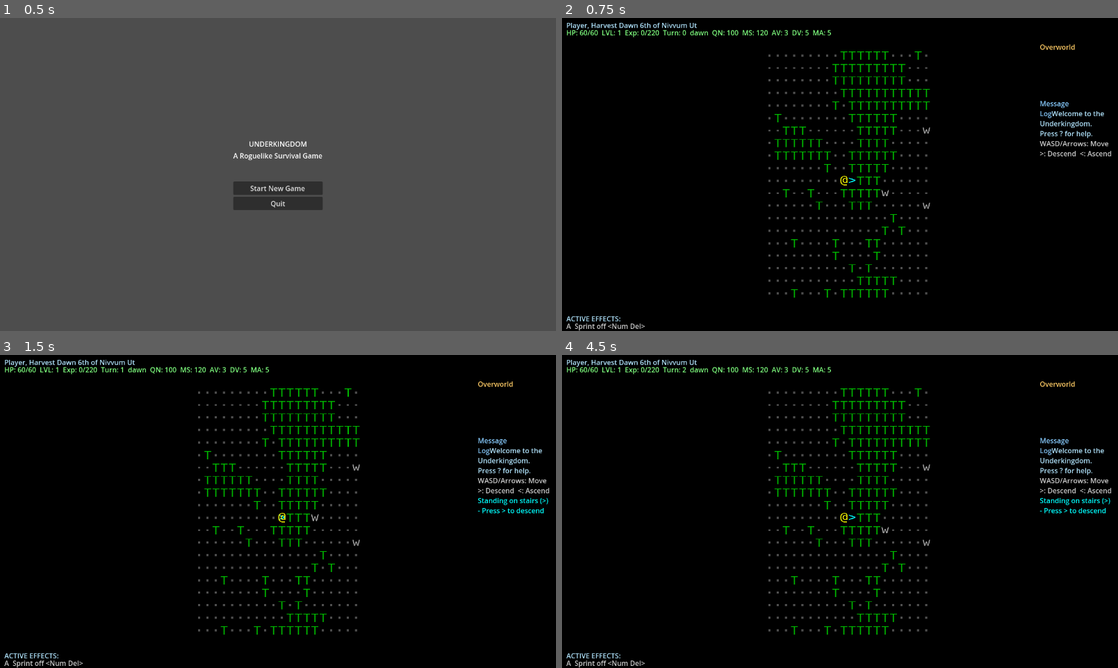
Above: before the commit, frames 1-4 (two rows, left to right).
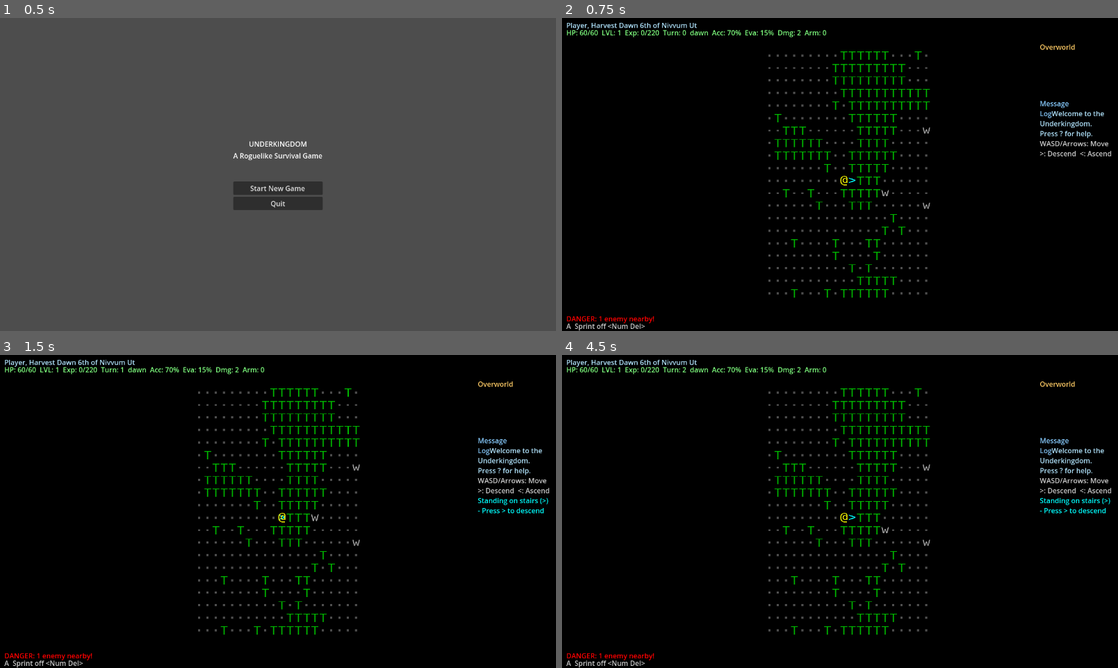
Above: after the commit, the same moments.

Repository: stevenraines/underkingdom-godot-cc
Game: Godot game, scene res://scenes/main.tscn
The game is run twice, just before and just after one commit, with the same random seed, the same clock (stepped at 60 frames per second) and the same inputs.
Inputs:
- Up to frame 1 (0.5 s): no input
- Up to frame 2 (0.75 s): click "Start New Game" at 0.5 s
- Up to frame 3 (1.5 s): tap Enter at 1.25 s; hold Right (ui_right) from 1.28 s (still down); tap R at 1.35 s
- Up to frame 4 (4.5 s): tap Space at 2, 3.5 s; release Right (ui_right) at 2.03 s; hold Down (ui_down) 2.03-2.78 s; tap R every 0.75 s from 2.1 to 4.35 s; tap Enter at 2.75, 4.25 s; hold Right (ui_right) 2.78-3.53 s; hold Up (ui_up) 3.53-4.28 s; hold Left (ui_left) from 4.28 s (still down)

Frame 1 is identical in both runs. In frame 2, 0.4% of the frame differs, in the area x 0-49%, y 3-98%; in frame 3, 0.4%; in frame 4, 0.4%.

Commit message:
feat: Implement combat system with attack resolution, damage calculation, and player/enemy interactions

Diff:
--- a/autoload/event_bus.gd
+++ b/autoload/event_bus.gd
@@ -19,5 +19,10 @@
 signal entity_died(entity: Entity)
 signal entity_moved(entity: Entity, old_pos: Vector2i, new_pos: Vector2i)
 
+# Combat signals
+signal attack_performed(attacker: Entity, defender: Entity, result: Dictionary)
+signal combat_message(message: String, color: Color)
+signal player_died()
+
 func _ready() -> void:
 	print("EventBus initialized")
--- a/data/enemies/barrow_wight.json
+++ b/data/enemies/barrow_wight.json
@@ -13,6 +13,8 @@
     "cha": 4
   },
   "behavior": "guardian",
+  "base_damage": 5,
+  "armor": 2,
   "loot_table": "undead_common",
   "xp_value": 50
 }
--- a/data/enemies/grave_rat.json
+++ b/data/enemies/grave_rat.json
@@ -13,6 +13,8 @@
     "cha": 3
   },
   "behavior": "aggressive",
+  "base_damage": 2,
+  "armor": 0,
   "loot_table": "rat_common",
   "xp_value": 5
 }
--- a/data/enemies/woodland_wolf.json
+++ b/data/enemies/woodland_wolf.json
@@ -13,6 +13,8 @@
     "cha": 6
   },
   "behavior": "pack",
+  "base_damage": 4,
+  "armor": 0,
   "loot_table": "beast_common",
   "xp_value": 30
 }
--- a/entities/enemy.gd
+++ b/entities/enemy.gd
@@ -58,6 +58,10 @@
 	enemy.loot_table = enemy_data.get("loot_table", "")
 	enemy.xp_value = enemy_data.get("xp_value", 10)
 
+	# Combat properties
+	enemy.base_damage = enemy_data.get("base_damage", 2)
+	enemy.armor = enemy_data.get("armor", 0)
+
 	# Aggro range based on INT
 	enemy.aggro_range = 3 + enemy.attributes["INT"]
 
@@ -85,6 +89,11 @@
 
 ## Execute AI behavior
 func _execute_behavior(player: Player) -> void:
+	# First, check if we should attack (player is adjacent)
+	if _attempt_attack_if_adjacent():
+		return  # Attack consumes the turn
+
+	# Otherwise, execute movement behavior
 	match behavior_type:
 		"aggressive":
 			# Always chase and attack
@@ -106,6 +115,18 @@
 		_:
 			_move_toward_target(player.position)
 
+## Attempt to attack player if adjacent
+func _attempt_attack_if_adjacent() -> bool:
+	if not EntityManager.player or not EntityManager.player.is_alive:
+		return false
+
+	# Check if player is cardinally adjacent (not diagonal for now)
+	if CombatSystem.are_cardinally_adjacent(position, EntityManager.player.position):
+		CombatSystem.attempt_attack(self, EntityManager.player)
+		return true
+
+	return false
+
 ## Move one step toward target position
 func _move_toward_target(target: Vector2i) -> void:
 	if position == target:
@@ -124,10 +145,9 @@
 	# Try to move in that direction
 	var new_pos = position + move_dir
 
-	# Check if player is at the target position (attack instead of move)
+	# Check if player is at the target position (don't move into player)
 	if EntityManager.player and EntityManager.player.position == new_pos:
-		# Attack will be implemented in combat phase
-		# For now, just stay adjacent
+		# Player is blocking - attack handled in _attempt_attack_if_adjacent
 		return
 
 	# Check if position is walkable
--- a/entities/entity.gd
+++ b/entities/entity.gd
@@ -32,6 +32,8 @@
 var max_health: int = 0
 var current_health: int = 0
 var is_alive: bool = true
+var base_damage: int = 1  # Unarmed/natural weapon damage
+var armor: int = 0  # Damage reduction
 
 # Components (composition pattern)
 var components: Dictionary = {}  # component_name -> component instance
--- a/entities/player.gd
+++ b/entities/player.gd
@@ -4,6 +4,9 @@
 ## Player - The player character entity
 ##
 ## Handles player movement, interactions, and dungeon navigation.
+
+# Preload combat system to ensure it's available
+const _CombatSystem = preload("res://systems/combat_system.gd")
 
 var perception_range: int = 10
 
@@ -15,10 +18,16 @@
 func _setup_player() -> void:
 	entity_type = "player"
 	name = "Player"
+	base_damage = 2  # Unarmed combat damage
+	armor = 0  # No armor initially
 
 	# Player starts with base attributes (defined in Entity)
 	# Perception range calculated from WIS: Base 5 + (WIS / 2)
 	perception_range = 5 + int(attributes["WIS"] / 2.0)
+
+## Attempt to attack a target entity
+func attack(target: Entity) -> Dictionary:
+	return _CombatSystem.attempt_attack(self, target)
 
 ## Attempt to move in a direction
 func move(direction: Vector2i) -> bool:
--- a/scenes/game.gd
+++ b/scenes/game.gd
@@ -59,6 +59,8 @@
 	EventBus.turn_advanced.connect(_on_turn_advanced)
 	EventBus.entity_moved.connect(_on_entity_moved)
 	EventBus.entity_died.connect(_on_entity_died)
+	EventBus.attack_performed.connect(_on_attack_performed)
+	EventBus.player_died.connect(_on_player_died)
 
 	# Update HUD
 	_update_hud()
@@ -155,7 +157,76 @@
 ## Called when an entity dies
 func _on_entity_died(entity: Entity) -> void:
 	renderer.clear_entity(entity.position)
-	_add_message("%s dies!" % entity.name, Color.RED)
+
+	# Check if it's the player
+	if entity == player:
+		EventBus.player_died.emit()
+	else:
+		# Enemy died - remove from EntityManager
+		EntityManager.remove_entity(entity)
+
+## Called when an attack is performed
+func _on_attack_performed(attacker: Entity, _defender: Entity, result: Dictionary) -> void:
+	var is_player_attacker = (attacker == player)
+	var message = CombatSystem.get_attack_message(result, is_player_attacker)
+
+	# Determine message color
+	var color: Color
+	if result.hit:
+		if result.defender_died:
+			color = Color.RED
+		elif is_player_attacker:
+			color = Color(1.0, 0.6, 0.2)  # Orange - player dealing damage
+		else:
+			color = Color(1.0, 0.4, 0.4)  # Light red - taking damage
+	else:
+		color = Color(0.6, 0.6, 0.6)  # Gray for misses
+
+	_add_message(message, color)
+
+	# Update HUD to show health changes
+	_update_hud()
+
+## Called when player dies
+func _on_player_died() -> void:
+	_add_message("", Color.WHITE)  # Blank line
+	_add_message("*** YOU HAVE DIED ***", Color.RED)
+	_add_message("Press R to restart or ESC for main menu.", Color(0.7, 0.7, 0.7))
+
+	# Disable input (handled in input_handler via is_alive check)
+	# Show game over state
+	_show_game_over()
+
+## Show game over overlay
+func _show_game_over() -> void:
+	# For now, just change the HUD to show game over state
+	# A proper overlay can be added later
+	if status_line:
+		status_line.text = "GAME OVER - Press R to restart"
+		status_line.add_theme_color_override("font_color", Color.RED)
+
+## Handle unhandled input (for game-wide controls)
+func _unhandled_input(event: InputEvent) -> void:
+	if event is InputEventKey and event.pressed and not event.echo:
+		# Restart game when R is pressed and player is dead
+		if event.keycode == KEY_R and player and not player.is_alive:
+			_restart_game()
+		# Return to main menu on ESC when player is dead
+		elif event.keycode == KEY_ESCAPE and player and not player.is_alive:
+			get_tree().change_scene_to_file("res://scenes/main_menu.tscn")
+
+## Restart the game
+func _restart_game() -> void:
+	# Clear entities
+	EntityManager.clear_entities()
+	EntityManager.player = null
+
+	# Reset turn manager
+	TurnManager.current_turn = 0
+	TurnManager.is_player_turn = true
+
+	# Reload the scene
+	get_tree().reload_current_scene()
 
 ## Update HUD display
 func _update_hud() -> void:
@@ -164,32 +235,74 @@
 
 	# Update character info line
 	if character_info_label:
+		@warning_ignore("integer_division")
 		character_info_label.text = "Player, Harvest Dawn %dth of Nivvum Ut" % (TurnManager.current_turn / 1000 + 6)
 
 	# Update status line with all stats
 	if status_line:
+		# Health with color coding
+		var hp_percent = float(player.current_health) / float(player.max_health)
 		var hp_text = "HP: %d/%d" % [player.current_health, player.max_health]
+
 		var level_text = "LVL: 1"
 		var exp_text = "Exp: 0/220"
 		var turn_text = "Turn: %d" % TurnManager.current_turn
 		var time_text = TurnManager.time_of_day
 
-		# Placeholder stats (QN=Quickness, MS=Move Speed, AV=Armor Value, DV=Dodge Value, MA=Mental Armor)
-		var qn_text = "QN: 100"
-		var ms_text = "MS: 120"
-		var av_text = "AV: 3"
-		var dv_text = "DV: 5"
-		var ma_text = "MA: 5"
-
-		status_line.text = "%s  %s  %s  %s  %s  %s  %s  %s  %s  %s" % [
+		# Combat stats
+		var acc_text = "Acc: %d%%" % CombatSystem.get_accuracy(player)
+		var eva_text = "Eva: %d%%" % CombatSystem.get_evasion(player)
+		var dmg_text = "Dmg: %d" % player.base_damage
+		var arm_text = "Arm: %d" % player.armor
+
+		status_line.text = "%s  %s  %s  %s  %s  %s  %s  %s  %s" % [
 			hp_text, level_text, exp_text, turn_text, time_text,
-			qn_text, ms_text, av_text, dv_text, ma_text
+			acc_text, eva_text, dmg_text, arm_text
 		]
+
+		# Color code based on health
+		var hp_color: Color
+		if hp_percent > 0.75:
+			hp_color = Color(0.5, 1.0, 0.5)  # Green - healthy
+		elif hp_percent > 0.5:
+			hp_color = Color(1.0, 1.0, 0.3)  # Yellow - wounded
+		elif hp_percent > 0.25:
+			hp_color = Color(1.0, 0.6, 0.2)  # Orange - hurt
+		else:
+			hp_color = Color(1.0, 0.3, 0.3)  # Red - critical
+
+		status_line.add_theme_color_override("font_color", hp_color)
 
 	# Update location
 	if location_label:
 		var map_name = MapManager.current_map.map_id if MapManager.current_map else "Unknown"
 		location_label.text = map_name.replace("_", " ").capitalize()
+
+	# Update active effects with nearby enemy count
+	if active_effects_label:
+		var nearby_enemies = _count_nearby_enemies()
+		if nearby_enemies > 0:
+			active_effects_label.text = "DANGER: %d enem%s nearby!" % [
+				nearby_enemies, "y" if nearby_enemies == 1 else "ies"
+			]
+			active_effects_label.add_theme_color_override("font_color", Color.RED)
+		else:
+			active_effects_label.text = "ACTIVE EFFECTS: None"
+			active_effects_label.add_theme_color_override("font_color", Color(0.7, 0.9, 1.0))
+
+## Count enemies within aggro range of player
+func _count_nearby_enemies() -> int:
+	if not player:
+		return 0
+
+	var count = 0
+	for entity in EntityManager.entities:
+		if entity.is_alive and entity is Enemy:
+			var distance = abs(entity.position.x - player.position.x) + abs(entity.position.y - player.position.y)
+			if distance <= player.perception_range:
+				count += 1
+
+	return count
 
 ## Update message based on player position
 func _update_message() -> void:
@@ -235,6 +348,7 @@
 	if not MapManager.current_map:
 		return Vector2i(10, 10)  # Fallback
 
+	@warning_ignore("integer_division")
 	var center = Vector2i(MapManager.current_map.width / 2, MapManager.current_map.height / 2)
 
 	# Try to find a position with open space around it (not just a single walkable tile)
--- /dev/null
+++ b/systems/combat_system.gd
@@ -0,0 +1,114 @@
+class_name CombatSystem
+extends RefCounted
+
+## CombatSystem - Centralized combat resolution logic
+##
+## Handles attack resolution, damage calculation, and combat formulas.
+## All combat in the game flows through this system.
+
+## Attempt an attack from attacker to defender
+## Returns a dictionary with attack results
+static func attempt_attack(attacker: Entity, defender: Entity) -> Dictionary:
+	var result = {
+		"hit": false,
+		"damage": 0,
+		"attacker_name": attacker.name,
+		"defender_name": defender.name,
+		"defender_died": false,
+		"critical": false,
+		"roll": 0,
+		"hit_chance": 0
+	}
+
+	# Calculate hit chance
+	var accuracy = get_accuracy(attacker)
+	var evasion = get_evasion(defender)
+	var hit_chance = clampi(accuracy - evasion, 5, 95)  # Always 5-95% chance
+
+	result.hit_chance = hit_chance
+
+	# Roll for hit (1-100)
+	var roll = randi_range(1, 100)
+	result.roll = roll
+
+	if roll <= hit_chance:
+		result.hit = true
+
+		# Calculate and apply damage
+		var damage = calculate_damage(attacker, defender)
+		result.damage = damage
+
+		# Apply damage to defender
+		defender.take_damage(damage)
+
+		# Check if defender died
+		if not defender.is_alive:
+			result.defender_died = true
+
+	# Emit attack signal
+	EventBus.attack_performed.emit(attacker, defender, result)
+
+	return result
+
+## Calculate attacker's accuracy
+## Formula: 50% + (DEX × 2)%
+static func get_accuracy(entity: Entity) -> int:
+	var dex = entity.attributes.get("DEX", 10)
+	return 50 + (dex * 2)
+
+## Calculate defender's evasion
+## Formula: 5% + (DEX × 1)%
+static func get_evasion(entity: Entity) -> int:
+	var dex = entity.attributes.get("DEX", 10)
+	return 5 + dex
+
+## Calculate damage for an attack
+## Formula: Base Damage + STR modifier - Armor
+## STR modifier: +1 per 2 STR above 10
+static func calculate_damage(attacker: Entity, defender: Entity) -> int:
+	var base_damage = attacker.base_damage
+
+	# STR modifier: +1 per 2 points above 10
+	var str_stat = attacker.attributes.get("STR", 10)
+	@warning_ignore("integer_division")
+	var str_modifier = (str_stat - 10) / 2
+
+	# Armor reduction
+	var armor = defender.armor
+
+	# Calculate total damage (minimum 1)
+	var damage = maxi(1, base_damage + str_modifier - armor)
+
+	return damage
+
+## Check if two positions are adjacent (including diagonals)
+static func are_adjacent(pos1: Vector2i, pos2: Vector2i) -> bool:
+	var diff = pos2 - pos1
+	return abs(diff.x) <= 1 and abs(diff.y) <= 1 and diff != Vector2i.ZERO
+
+## Check if two positions are cardinally adjacent (not diagonal)
+static func are_cardinally_adjacent(pos1: Vector2i, pos2: Vector2i) -> bool:
+	var diff = pos2 - pos1
+	return (abs(diff.x) + abs(diff.y)) == 1
+
+## Get a combat message based on attack result
+static func get_attack_message(result: Dictionary, is_player_attacker: bool) -> String:
+	var attacker = result.attacker_name
+	var defender = result.defender_name
+
+	if result.hit:
+		if result.defender_died:
+			if is_player_attacker:
+				return "You kill the %s!" % defender
+			else:
+				return "The %s kills you!" % attacker
+		else:
+			if is_player_attacker:
+				return "You hit the %s for %d damage." % [defender, result.damage]
+			else:
+				return "The %s hits you for %d damage." % [attacker, result.damage]
+	else:
+		if is_player_attacker:
+			return "You miss the %s." % defender
+		else:
+			return "The %s misses you." % attacker
--- a/systems/input_handler.gd
+++ b/systems/input_handler.gd
@@ -25,6 +25,10 @@
 	if not player or not TurnManager.is_player_turn:
 		return
 
+	# Don't process input if player is dead
+	if not player.is_alive:
+		return
+
 	# Check for held movement keys
 	var direction = Vector2i.ZERO
 
@@ -44,12 +48,12 @@
 
 		move_timer -= delta
 		if move_timer <= 0.0:
-			var action_taken = player.move(direction)
+			var action_taken = _try_move_or_attack(direction)
 			if action_taken:
 				TurnManager.advance_turn()
-				blocked_direction = Vector2i.ZERO  # Clear block on successful move
+				blocked_direction = Vector2i.ZERO  # Clear block on successful move/attack
 			else:
-				# Movement failed (obstacle/enemy) - stop continuous movement in this direction
+				# Movement failed (obstacle) - stop continuous movement in this direction
 				blocked_direction = direction
 			# Use longer delay for initial press, shorter for continuous
 			move_timer = initial_delay if is_initial_press else move_delay
@@ -59,6 +63,21 @@
 		move_timer = 0.0
 		is_initial_press = true
 		blocked_direction = Vector2i.ZERO  # Clear block when key released
+
+## Try to move or attack in a direction
+func _try_move_or_attack(direction: Vector2i) -> bool:
+	var target_pos = player.position + direction
+
+	# Check for enemy at target position
+	var blocking_entity = EntityManager.get_blocking_entity_at(target_pos)
+
+	if blocking_entity and blocking_entity is Enemy:
+		# Attack the enemy (always consumes turn)
+		player.attack(blocking_entity)
+		return true
+	else:
+		# Try to move
+		return player.move(direction)
 
 func _unhandled_input(event: InputEvent) -> void:
 	if not player or not TurnManager.is_player_turn:
Not shown, added: systems/combat_system.gd.uid
Not shown, added: plans/combat-system-implementation.md
